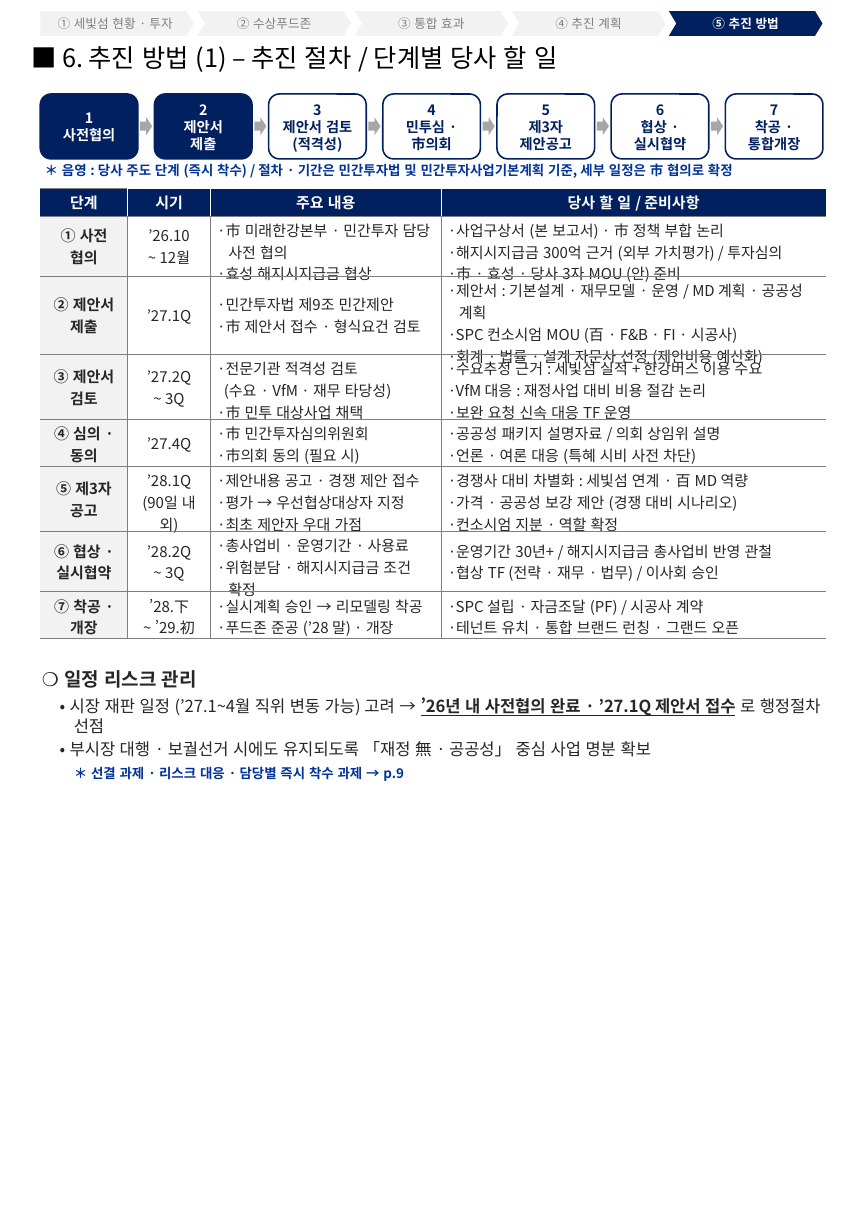
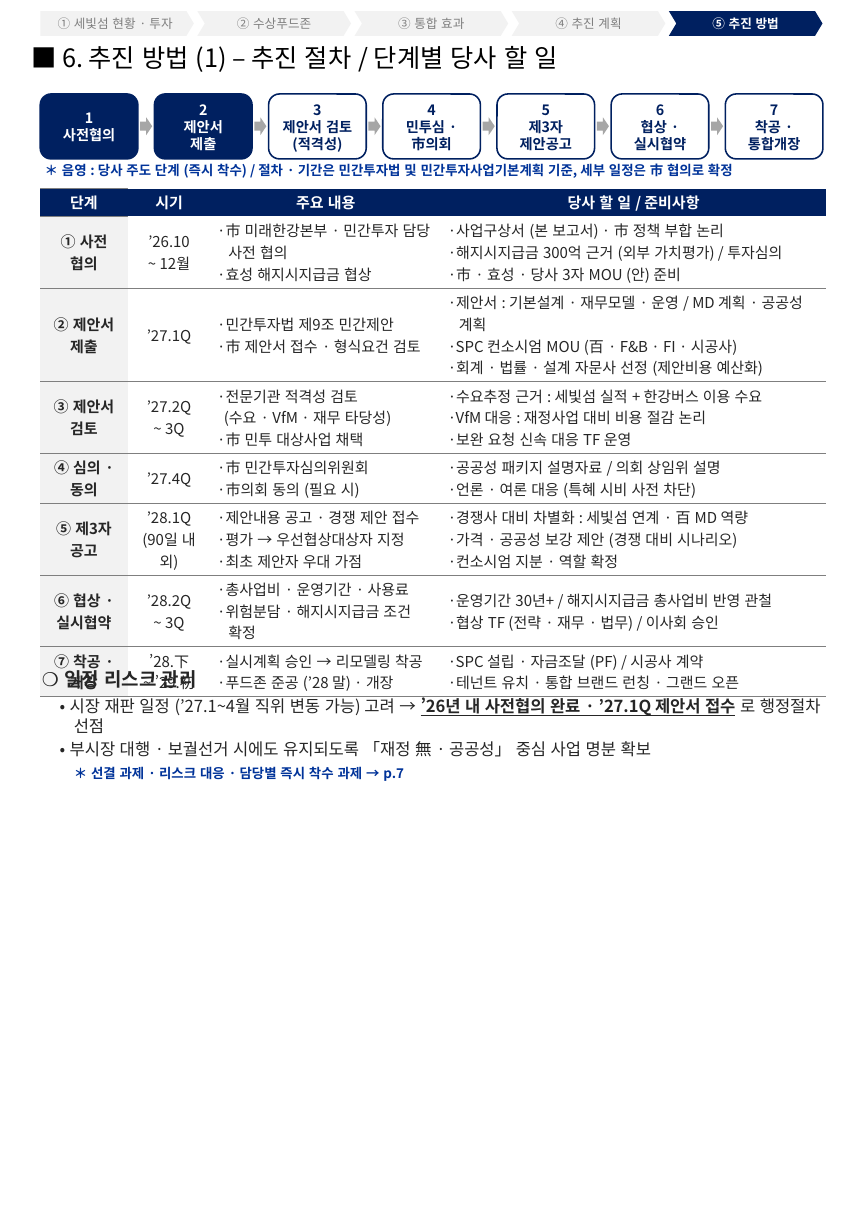
Before and after one commit to ukyung8822/test1, a slide deck: slide 6 of 세빛섬_인수변경안_보완.pptx (slide 8 before the commit). Drawn at 853x1232 pixels with LibreOffice and Linux fonts; fonts in the diff are those of the drawing. Boxes give left, top, right and bottom in pixels: in the first picture for what was removed or moved away, otherwise in the second. Text is boxed around its words. In the diff, an @@ line names an element or a change of style, - is before the commit and + after.

```diff
--- a/세빛섬_인수변경안_보완.pptx
+++ b/세빛섬_인수변경안_보완.pptx
@@ table at (40, 188, 827, 698) @@
@@ borders changed @@
@@ text at (91, 766, 404, 781): text changed @@
-＊ 선결 과제 · 리스크 대응 · 담당별 즉시 착수 과제 → p.9
+＊ 선결 과제 · 리스크 대응 · 담당별 즉시 착수 과제 → p.7
```
Also in this commit, not shown: 5 other slides changed, 1 slide removed.
